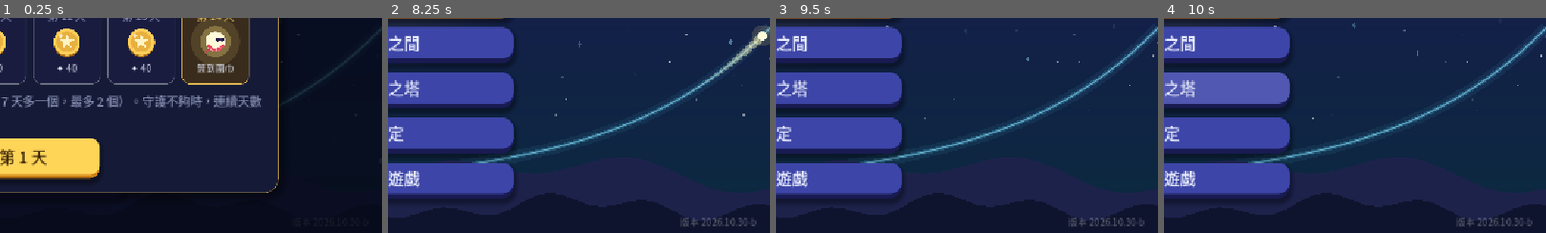
Above: before the commit, frames 1-4 (left to right).
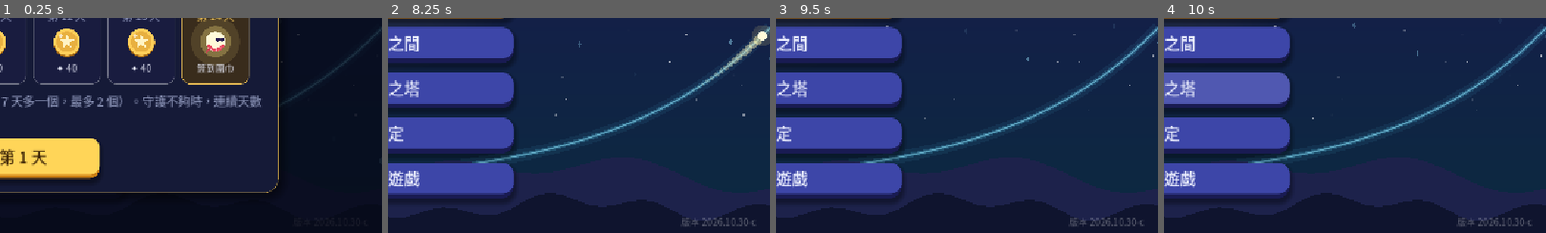
Above: after the commit, the same moments.

Repository: sam2068csie/light-spirit-journey
Game: Godot game, scene res://main_menu.tscn
Two runs of this game, one before a commit and one after it. Both use one fixed random seed, a clock stepped at 60 frames per second and the inputs below.
Inputs (mouse positions are % of the whole screen's width and height, from its top left):
- Up to frame 1 (0.25 s): no input
- Up to frame 2 (8.25 s): click "簽到 第 1 天" at 0.5 s; click "開始冒險" at 1.25 s; click "開始冒險" at 2 s; click "修煉之間" at 2.75 s; click "終焉之塔" at 3.5 s; click "設定" at 4.25 s; click "離開遊戲" at 5 s; click "每日任務" at 5.75 s; click "光靈扭蛋" at 6.5 s; click "光靈衣櫃" at 7.25 s; click "✕" at 8 s
- Up to frame 3 (9.5 s): tap Enter at 8.75 s; drag from (50, 50) to (60, 28) at 8.77 s
- Up to frame 4 (10 s): drag from (30, 55) to (45, 70) at 9.52 s
The pictures show only the part of the screen within x 50-100%, y 50-100%; the shares and areas given below are measured in that part.

The runs differ from the first frame. In frame 2, 0.1% of the frame differs, in the area x 76-97%, y 92-97%; in frame 3, 0.1%; in frame 4, 0.1%.

Commit message:
衣櫃與兌換所依稀有度排序（普通→傳說）(BUILD 2026.10.30-c)
Co-Authored-By: Claude Opus 5.5 <noreply@anthropic.com>
Claude-Session: https://claude.ai/code/session_01RombajUyooAJ6yvir5uviP

Diff:
--- a/data/cosmetics.gd
+++ b/data/cosmetics.gd
@@ -105,6 +105,19 @@
 	return {}
 
 
+## 依稀有度排序（普通 → 傳說）；同稀有度保持原本順序
+static func by_rarity(list: Array) -> Array:
+	var idx := {}
+	for i in ITEMS.size():
+		idx[ITEMS[i].id] = i
+	var out := list.duplicate()
+	out.sort_custom(func(a, b):
+		if int(a.r) != int(b.r):
+			return int(a.r) < int(b.r)
+		return int(idx.get(a.id, 0)) < int(idx.get(b.id, 0)))
+	return out
+
+
 static func items_of(cat: String) -> Array:
 	return ITEMS.filter(func(it): return it.cat == cat)
 
--- a/data/exchange.gd
+++ b/data/exchange.gd
@@ -165,7 +165,7 @@
 	for c in _grid.get_children():
 		c.queue_free()
 	var list := Cos.items_of(_cat).filter(func(x): return x.get("pool", true))   # 簽到限定的換不到
-	list.sort_custom(func(a, b): return int(a.r) < int(b.r))
+	list = Cos.by_rarity(list)
 	if _sel == "":
 		for it in list:
 			if not g.owned.has(it.id):
--- a/data/game.gd
+++ b/data/game.gd
@@ -560,7 +560,7 @@
 
 const DQ := preload("daily_quests.gd")
 ## 版本號（主畫面右下角會顯示）：每次交給你新的檔案時更新，方便確認手機上裝的是不是最新版
-const BUILD := "2026.10.30-b"
+const BUILD := "2026.10.30-c"
 
 
 ## 讀取各單元的資料；舊存檔（還沒有單元的版本）的今日修煉、終焉之塔紀錄搬到「指數與對數」
--- a/data/wardrobe.gd
+++ b/data/wardrobe.gd
@@ -147,7 +147,7 @@
 	# 格子
 	for c in _grid.get_children():
 		c.queue_free()
-	for it in Cos.items_of(_cat):
+	for it in Cos.by_rarity(Cos.items_of(_cat)):      # 依稀有度排：普通 → 傳說
 		_grid.add_child(_tile(it, g))
 	# 說明
 	var show_id := _sel
